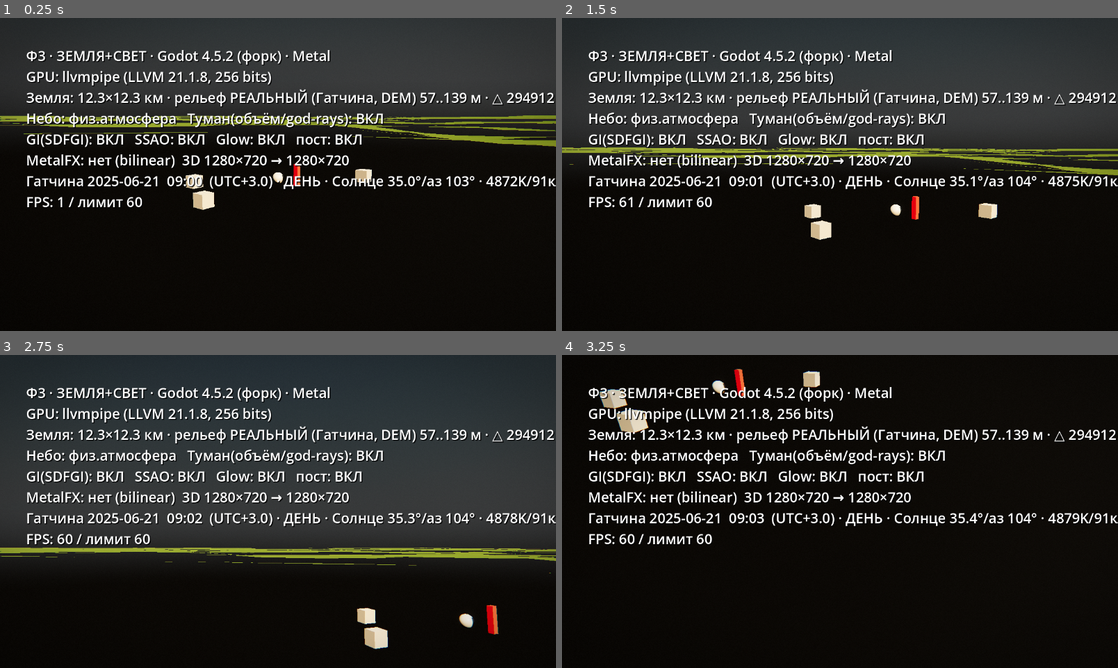
Above: before the commit, frames 1-4 (two rows, left to right).
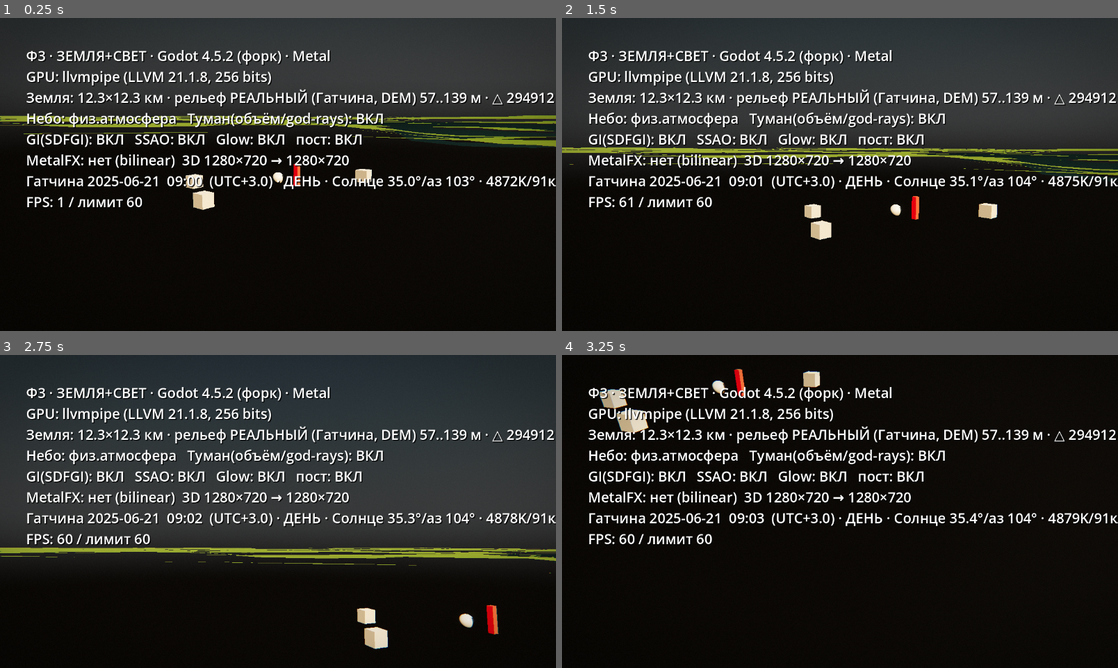
Above: after the commit, the same moments.

Repository: B760m670/mmorpg3dnew
Game: Godot game, scene res://scenes/light_stage.tscn
Two runs of this game, one before a commit and one after it. Both use one fixed random seed, a clock stepped at 60 frames per second and the inputs below.
Inputs (mouse positions are in pixels of both pictures, inside the frame that each line leads up to):
- Up to frame 1 (0.25 s): no input
- Up to frame 2 (1.5 s): move the mouse to (962, 158) at 0.52 s; click (962, 158) at 0.67 s; drag from (728, 190) to (812, 237) at 1.27 s
- Up to frame 3 (2.75 s): tap Enter at 2 s; move the mouse to (333, 442) at 2.02 s; click (333, 442) at 2.17 s
- Up to frame 4 (3.25 s): drag from (812, 574) to (673, 464) at 2.77 s

The runs differ from the first frame. In frame 1, 0.3% of the frame differs, in the area x 55-100%, y 32-42%; in frame 2, 0.3%; in frame 3, less than 0.1%; in frame 4, nothing differs.

Commit message:
Шаг 1 генплана: вода по РЕАЛЬНЫМ контурам (166 водоёмов)
water.gd: зеркала воды триангулируются из реальных полигонов
(data/real/water.json — Белое/Серебряное/Чёрное озёра, Карпин пруд, каналы,
протоки). Уровень каждого — медиана рельефа по контуру (в DEM гладь воды и
есть уровень) + 0.15 м. Материал: тёмная северная вода, roughness 0.04 —
зеркалит небо. Реки-линии — следующим слоем. В HUD — счётчик воды.
Экспорт: include_filter += *.json (данные едут в IPA).

Стенд: 166 зеркал, Белое озеро узнаётся с воздуха реальной формой.

Co-Authored-By: Claude Fable 5 <noreply@anthropic.com>
Claude-Session: https://claude.ai/code/session_011pJt8xA6v8KEwtPnSYGg9D

Diff:
--- a/game2/scripts/world/light_stage.gd
+++ b/game2/scripts/world/light_stage.gd
@@ -45,6 +45,7 @@
 
 	_build_sun()
 	_build_ground()
+	_build_water()
 	_build_props()
 	_build_camera()
 
@@ -211,6 +212,15 @@
 	_terrain = Terrain.new()
 	add_child(_terrain)
 	_terrain.build()
+
+# --- вода по реальным контурам (шаг 1 генплана) ---
+var _water: WaterBodies
+
+func _build_water() -> void:
+	_water = WaterBodies.new()
+	_water.terrain = _terrain
+	add_child(_water)
+	_water.build()
 
 # --- объекты-эталоны масштаба: реальные размеры, стоят НА рельефе ---
 func _build_props() -> void:
@@ -343,8 +353,9 @@
 		return ""
 	var r := _terrain.report()
 	if r["real"]:
-		return "Земля: %.1f×%.1f км · рельеф РЕАЛЬНЫЙ (Гатчина, DEM) %.0f..%.0f м · △ %d\n" % [
-			r["size_m"] / 1000.0, r["size_m"] / 1000.0, r["abs_min"], r["abs_max"], r["tris"]]
+		return "Земля: %.1f×%.1f км · рельеф РЕАЛЬНЫЙ (Гатчина, DEM) %.0f..%.0f м · △ %d · вода: %d\n" % [
+			r["size_m"] / 1000.0, r["size_m"] / 1000.0, r["abs_min"], r["abs_max"], r["tris"],
+			_water.count_built if _water != null else 0]
 	return "Земля: %.0f×%.0f м · рельеф ПРОЦЕДУРНЫЙ (фолбэк!) %.1f м · △ %d\n" % [
 		r["size_m"], r["size_m"], r["relief_m"], r["tris"]]
 
--- /dev/null
+++ b/game2/scripts/world/water.gd
@@ -0,0 +1,85 @@
+class_name WaterBodies
+extends Node3D
+## Шаг 1 генплана: ВОДА по реальным контурам (game2/data/real/water.json —
+## Белое/Серебряное/Чёрное озёра, Карпин пруд, каналы; Overture Maps).
+## Каждый водоём — меш зеркала воды, триангулированный из реального полигона;
+## уровень = медиана высоты рельефа по контуру (в DEM гладь воды и есть уровень)
+## + 0.15 м над дном, чтобы читалась поверх террейна. Реки-линии — позже.
+
+const WATER_JSON := "res://data/real/water.json"
+const LIFT := 0.15                  # подъём зеркала над рельефом дна, м
+
+var terrain: Terrain
+var count_built: int = 0
+var lake_levels: Dictionary = {}    # имя → уровень (м мира)
+
+func build() -> void:
+	var f := FileAccess.open(WATER_JSON, FileAccess.READ)
+	if f == null:
+		push_warning("[water] нет данных воды (%s)" % WATER_JSON)
+		return
+	var arr: Array = JSON.parse_string(f.get_as_text())
+	if arr == null:
+		push_warning("[water] не разобрался JSON")
+		return
+	var mat := _water_material()
+	for rec_v in arr:
+		var rec: Dictionary = rec_v
+		if not rec.has("polys"):
+			continue
+		for poly in rec["polys"]:
+			var outer: Array = poly[0]          # внешнее кольцо (дырки позже)
+			if outer.size() < 3:
+				continue
+			var mesh := _build_surface_mesh(outer, rec.get("name"))
+			if mesh != null:
+				var mi := MeshInstance3D.new()
+				mi.mesh = mesh
+				mi.material_override = mat
+				add_child(mi)
+				count_built += 1
+	print("[water] зеркал воды построено: %d (по реальным контурам)" % count_built)
+
+func _build_surface_mesh(ring: Array, name_v) -> ArrayMesh:
+	# уровень зеркала: медиана рельефа по контуру
+	var hs: Array[float] = []
+	var pts2 := PackedVector2Array()
+	var n := ring.size()
+	# GeoJSON-кольцо замкнуто (последняя точка = первой) — убираем дубль
+	if n > 1 and ring[0][0] == ring[n - 1][0] and ring[0][1] == ring[n - 1][1]:
+		n -= 1
+	for k in range(n):
+		var p: Array = ring[k]
+		var x: float = p[0]
+		var z: float = -p[1]                    # y=север → z=-север
+		pts2.append(Vector2(x, z))
+		hs.append(terrain.height(x, z) if terrain != null else 0.0)
+	hs.sort()
+	var level: float = hs[hs.size() / 2] + LIFT
+	if name_v != null:
+		lake_levels[name_v] = level
+
+	var idx := Geometry2D.triangulate_polygon(pts2)
+	if idx.is_empty():
+		# попробуем обратный обход
+		pts2.reverse()
+		idx = Geometry2D.triangulate_polygon(pts2)
+		if idx.is_empty():
+			return null
+	var st := SurfaceTool.new()
+	st.begin(Mesh.PRIMITIVE_TRIANGLES)
+	for p in pts2:
+		st.set_normal(Vector3.UP)
+		st.set_uv(Vector2(p.x, p.y) * 0.05)
+		st.add_vertex(Vector3(p.x, level, p.y))
+	for i in idx:
+		st.add_index(i)
+	return st.commit()
+
+func _water_material() -> StandardMaterial3D:
+	var m := StandardMaterial3D.new()
+	m.albedo_color = Color(0.04, 0.10, 0.12)    # тёмная северная вода
+	m.roughness = 0.04                           # зеркальное отражение неба
+	m.metallic = 0.0
+	m.metallic_specular = 0.7
+	return m
Not shown, changed: game2/export_presets.cfg
Not shown, added: game2/scripts/world/water.gd.uid
